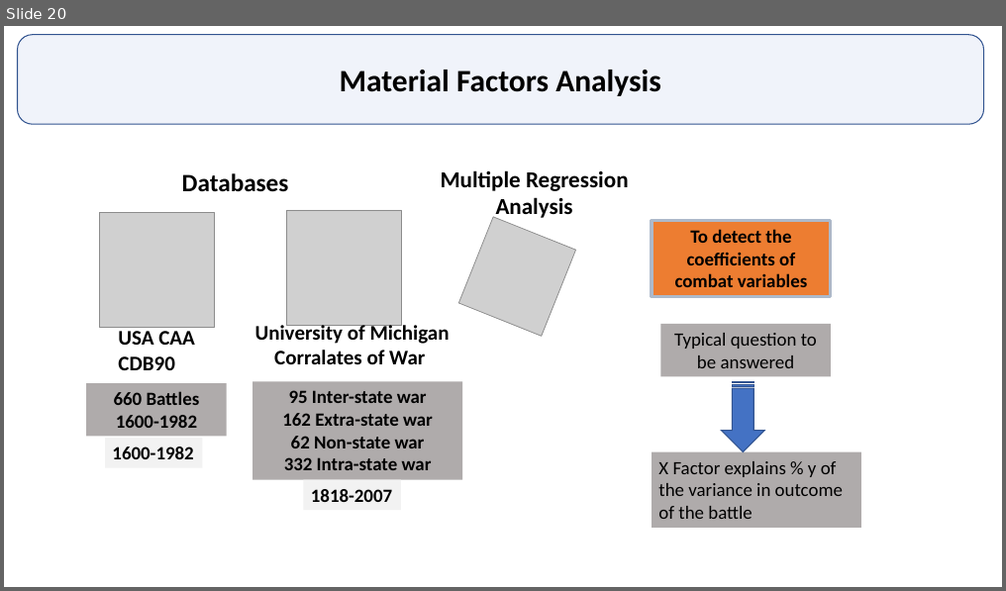
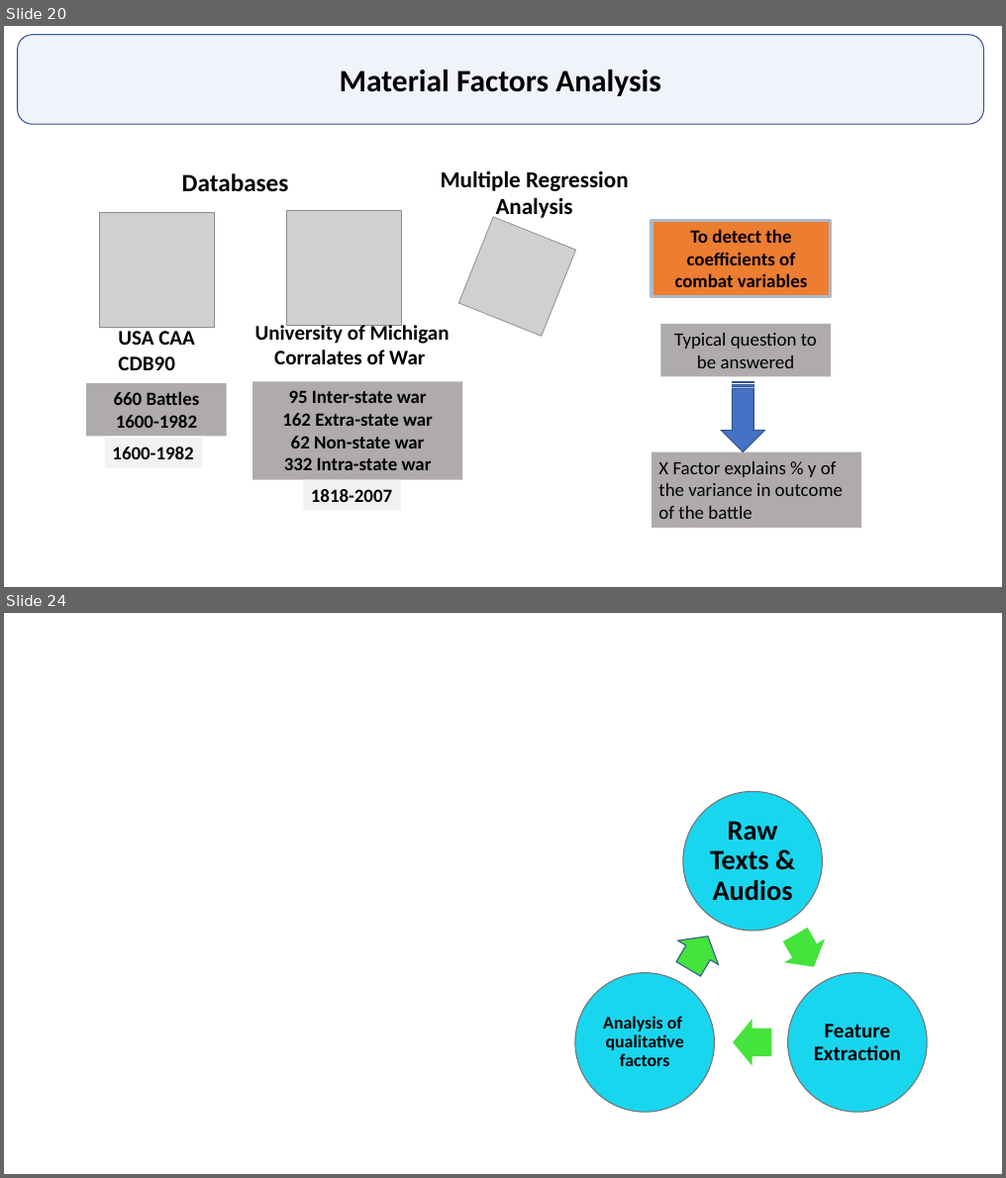
Before and after one commit to GurkanGitHub/PhD, a slide deck: PhD Discussion.pptx. Shown one above the other, each under a label of ours: slide 20 before the commit, slides 20 and 24 after it; the slides between them are not shown. The pictures are 1006x591 and 1006x1178 pixels, drawn with LibreOffice and Linux fonts; fonts in the diff are those of the drawing; grey boxes stand for pictures. Boxes give left, top, right and bottom in pixels: in the first picture for what was removed or moved away, otherwise in the second. Text is boxed around its words. In the diff, an @@ line names an element or a change of style, - is before the commit and + after.

```diff
--- a/PhD Discussion.pptx
+++ b/PhD Discussion.pptx
@@ slide 24 added at [4,613,1002,1174], background #FFFFFF @@
@@ group added at [575,792,927,1112]: 3 ellipses, 3 texts, 3 right arrows @@
+Raw Texts & Audios
+Feature Extraction
+Analysis of qualitative factors
```
Also in this commit, not shown: 3 slides changed, 2 other slides added, 2 slides removed, 2 other files.
